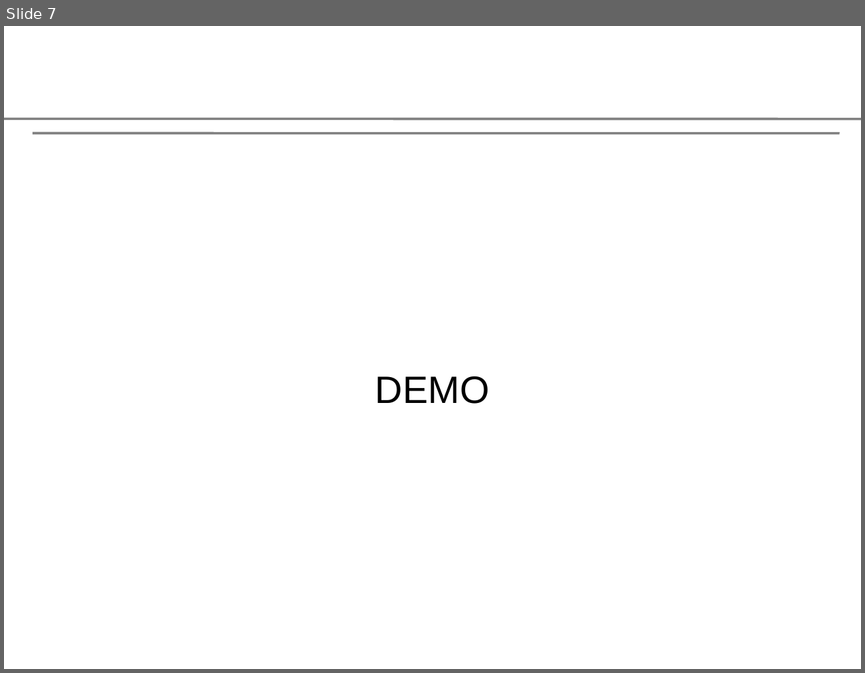
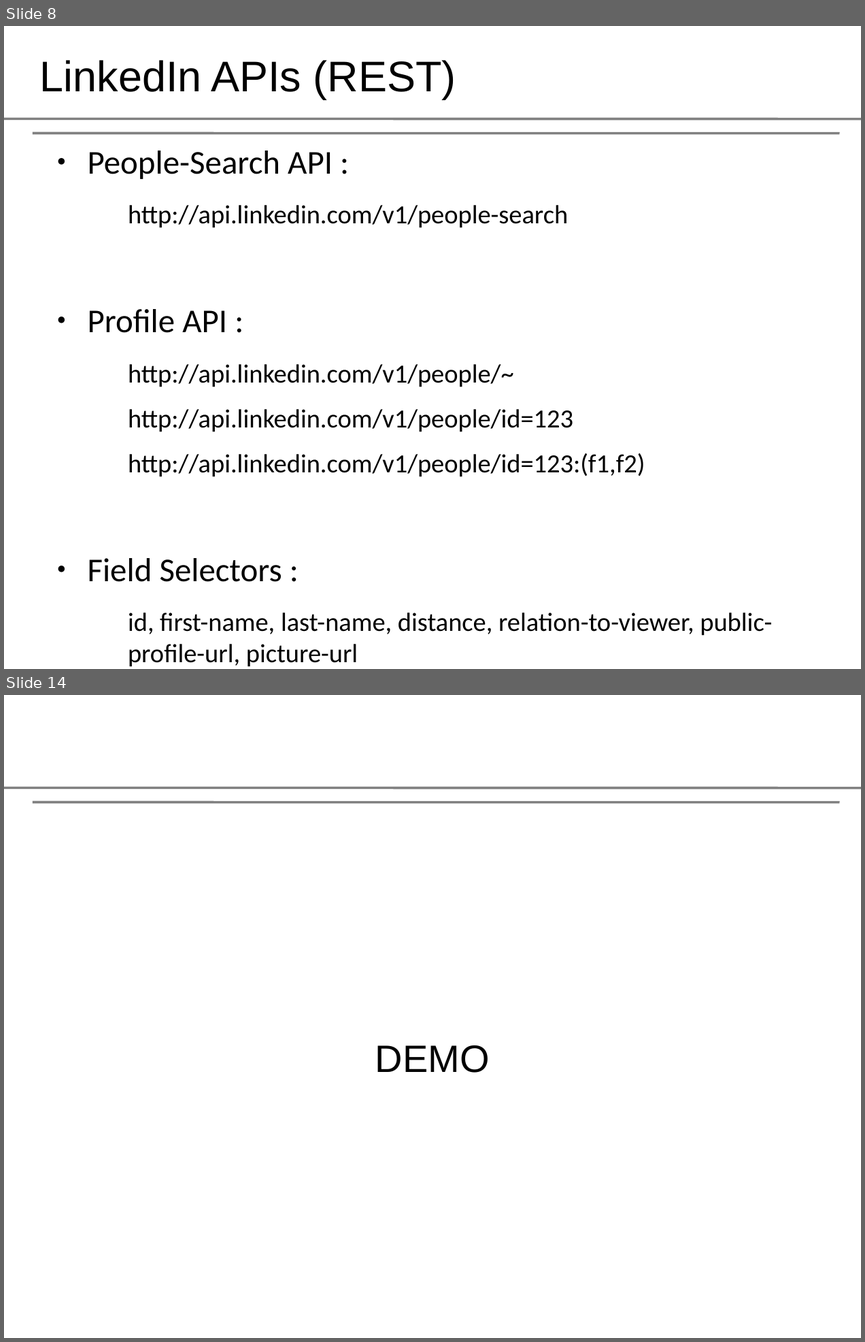
Before and after one commit to aashish-pathak/leadsnetwork, a slide deck: leads_in.odp. Shown one above the other, each under a label of ours: slide 7 before the commit, slides 8 and 14 after it; the slides between them are not shown. The pictures are 865x673 and 865x1342 pixels, drawn with LibreOffice and Linux fonts; fonts in the diff are those of the drawing; background and template pictures are left out. Boxes give left, top, right and bottom in pixels: in the first picture for what was removed or moved away, otherwise in the second. Text is boxed around its words. In the diff, an @@ line names an element or a change of style, - is before the commit and + after.

```diff
--- a/leads_in.odp
+++ b/leads_in.odp
@@ slide 8 added at [4,26,861,669], background #FFFFFF; not listed: 2 template elements that a slide beside it also shows @@
@@ title added at [39,60,456,99], 36 pt, text #000000 @@
+LinkedIn APIs (REST)
@@ text added at [88,150,772,667], 22 pt, text #000000 @@
+● People-Search API :
+  http://api.linkedin.com/v1/people-search
+● Profile API :
+  http://api.linkedin.com/v1/people/~
+  http://api.linkedin.com/v1/people/id=123
+  http://api.linkedin.com/v1/people/id=123:(f1,f2)
+● Field Selectors :
+  id, first-name, last-name, distance, relation-to-viewer, public-profile-url, picture-url
@@ what was slide 7 is now slide 14 @@
```
Also in this commit, not shown: 2 slides changed, 20 other slides added, 1 slide removed.
